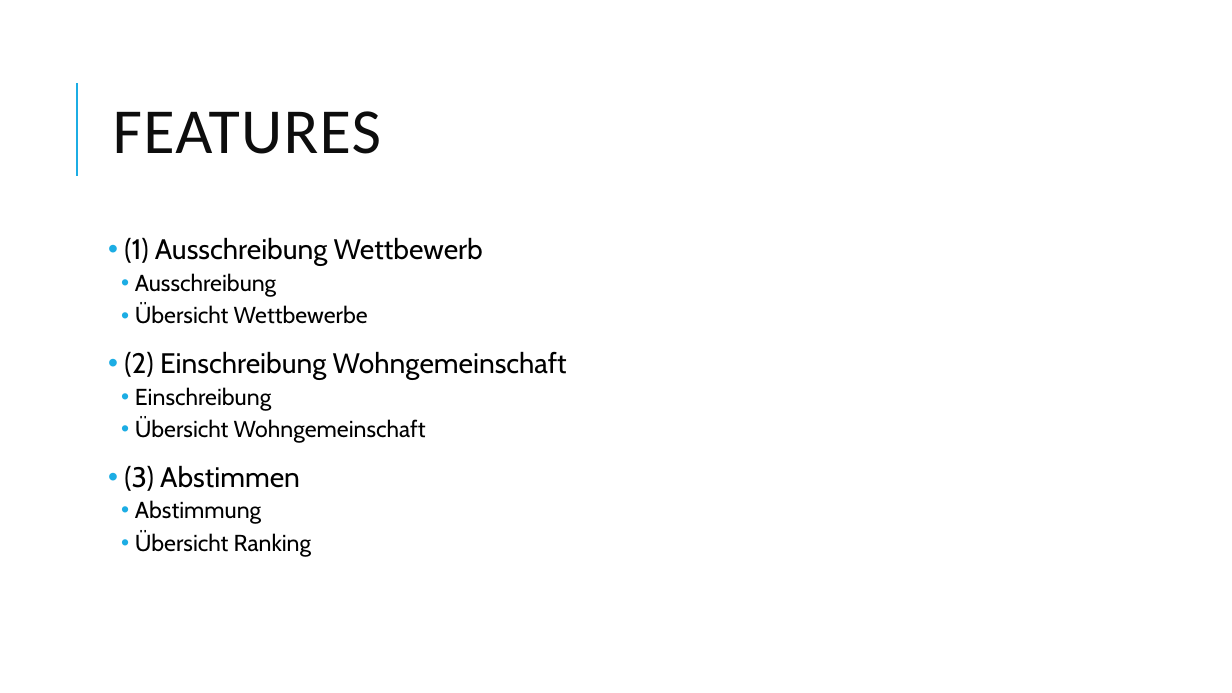
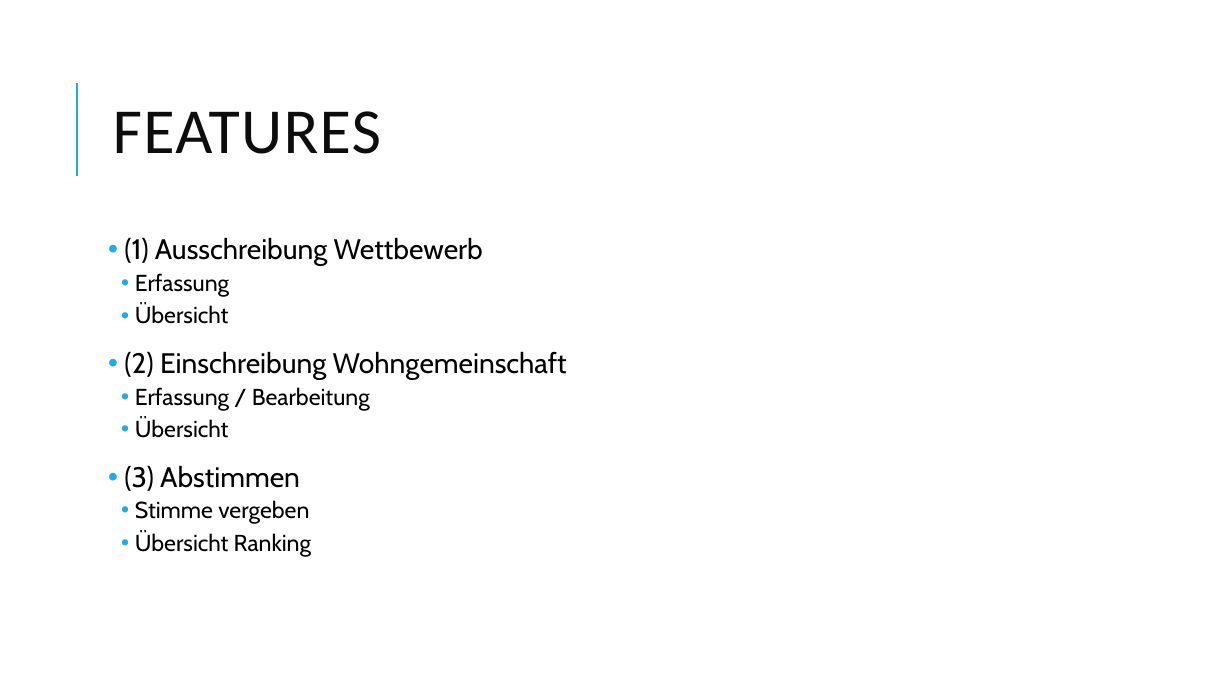
Before and after one commit to christopherchristensen/summaries, a slide deck: slide 5 of xml/pitch/wg_xml_pitch.pptx (slide 4 before the commit). Drawn at 1232x693 pixels with LibreOffice and Linux fonts; fonts in the diff are those of the drawing. Boxes give left, top, right and bottom in pixels: in the first picture for what was removed or moved away, otherwise in the second. Text is boxed around its words. In the diff, an @@ line names an element or a change of style, - is before the commit and + after.

Commit message:
pitch

```diff
--- a/xml/pitch/wg_xml_pitch.pptx
+++ b/xml/pitch/wg_xml_pitch.pptx
@@ text at bbox=[135, 273, 229, 324]: text changed @@
-  • Ausschreibung
-  • Übersicht Wettbewerbe
+  • Erfassung
+  • Übersicht
@@ text at bbox=[135, 387, 370, 438]: text changed @@
-  • Einschreibung
-  • Übersicht Wohngemeinschaft
+  • Erfassung / Bearbeitung
+  • Übersicht
@@ text at bbox=[135, 500, 309, 524]: text changed @@
-  • Abstimmung
+  • Stimme vergeben
```
Also in this commit, not shown: 2 slides added, 1 other file.
